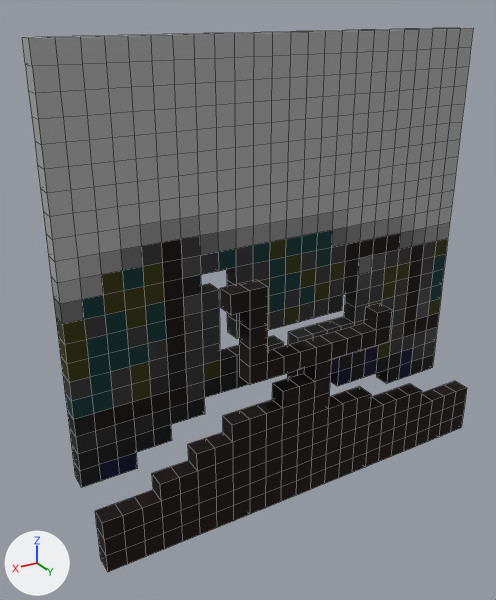
The OBJ model WindingTale2/Assets/Resources/Shapes/Shapes_30/Shape_30_114.obj as it was, and as the next commit left it.
One viewpoint serves both versions: a 50 mm lens placed at (1.92, 2.52, 1.32), pointed at (0.23, -0.29, -0.09). Lighting does not change. The marker at lower left points along +X, +Y and +Z. The first picture is the older version. Mesh edges are drawn as thin lines. Where no turn or scale is listed for an object, it has been applied to the vertices. Vertices at exactly the same position are counted once.

Objects in the first picture: 'Shape_30_114'.
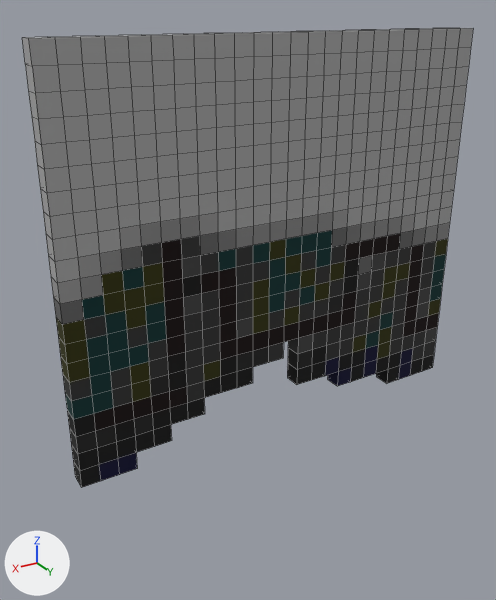
The newer file is also turned or shifted as a whole; pictures and numbers use the older file's frame.

Location of each change, (x1, y1, x2, y2) in pixels of the pictures (496 x 600 px; the box of a moved part takes in the faces that stretch with it):
'Shape_30_114', reshaped (15% shorter): before (22, 28, 473, 572); after (22, 28, 473, 488)
part 1 of me_shape_30_114, deleted: before (95, 280, 467, 572)
part 2 of me_shape_30_114, moved or reshaped: (201, 268, 356, 360) in both

What the commit changed:
me_shape_30_114 is used by ob_shape_30_114; location (0.0, 0.0, 0.0).
me_shape_30_114 had 1380 vertices, 1376 faces and spanned x -1.2..1.2, y -0.4..0.0, z -1.2..1.2.
me_shape_30_114 now has 1034 vertices, 1032 faces and spans x -1.2..1.2, y -0.4..-0.3, z -0.9..1.2.
me_shape_30_114 part 1: the loose piece of 346 vertices spanning x -1.2..1.2, y -0.1..0.0, z -1.2..0.1 is deleted.
Part 2, on me_shape_30_114:
31 faces are deleted.
31 new faces join them.
